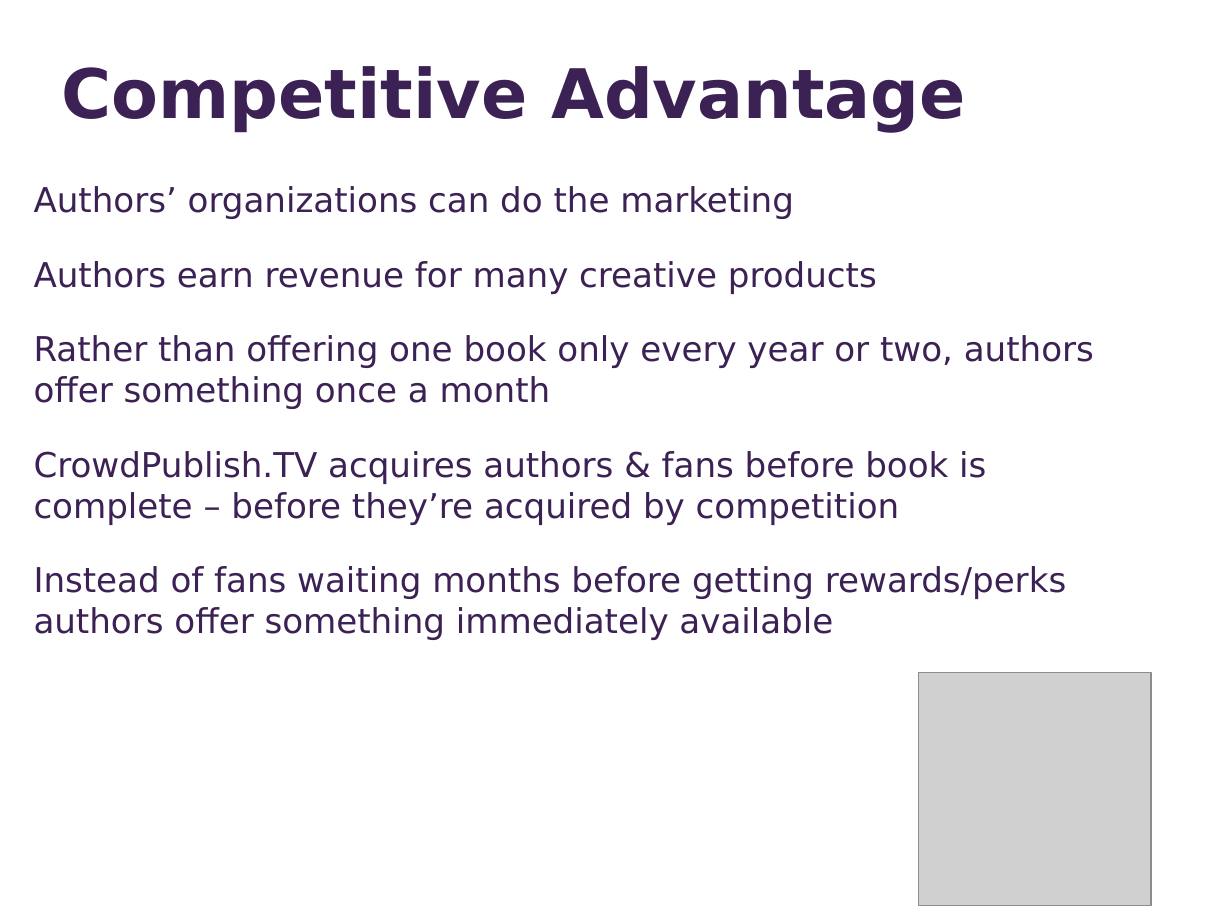
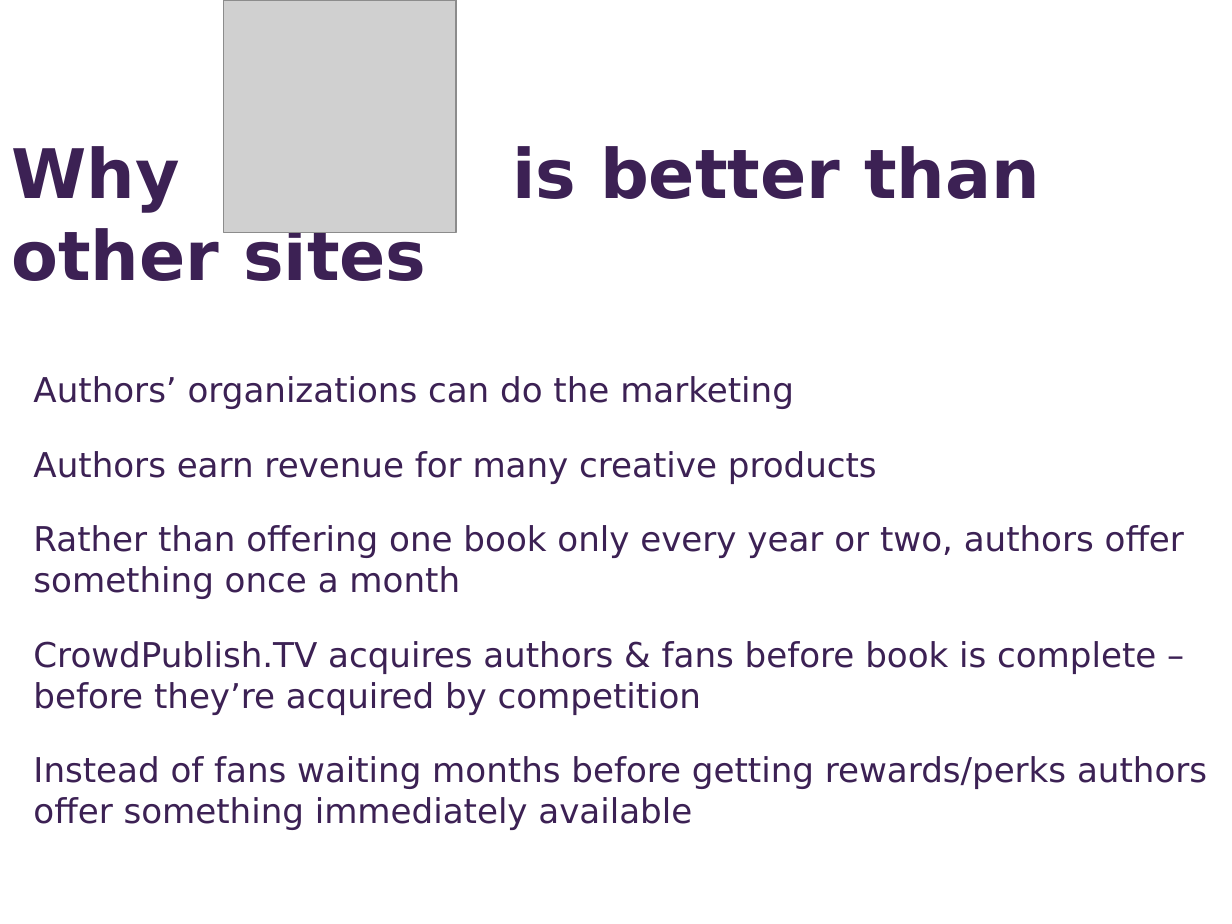
Before and after one commit to ece106/tomatocan, a slide deck: slide 8 of public/pitchSlides.pptx (slide 11 before the commit). Drawn at 1232x924 pixels with LibreOffice and Linux fonts; fonts in the diff are those of the drawing; grey boxes stand for pictures. Boxes give left, top, right and bottom in pixels: in the first picture for what was removed or moved away, otherwise in the second. Text is boxed around its words. In the diff, an @@ line names an element or a change of style, - is before the commit and + after.

```diff
--- a/public/pitchSlides.pptx
+++ b/public/pitchSlides.pptx
@@ picture: place and size @@
-picture at [919, 673, 1152, 906]
+picture at [224, 0, 456, 233]
@@ text removed at [62, 66, 966, 132] @@
-Competitive Advantage
@@ text added at [11, 146, 1040, 212], 44 pt, text #3C2154, bold @@
+Why is better than other sites
@@ text "Authors’ organizations can do the ..." rewrapped from [34, 186, 1094, 640] to [33, 376, 1207, 830] @@
```
Also in this commit, not shown: 6 other slides changed, 6 other files.
